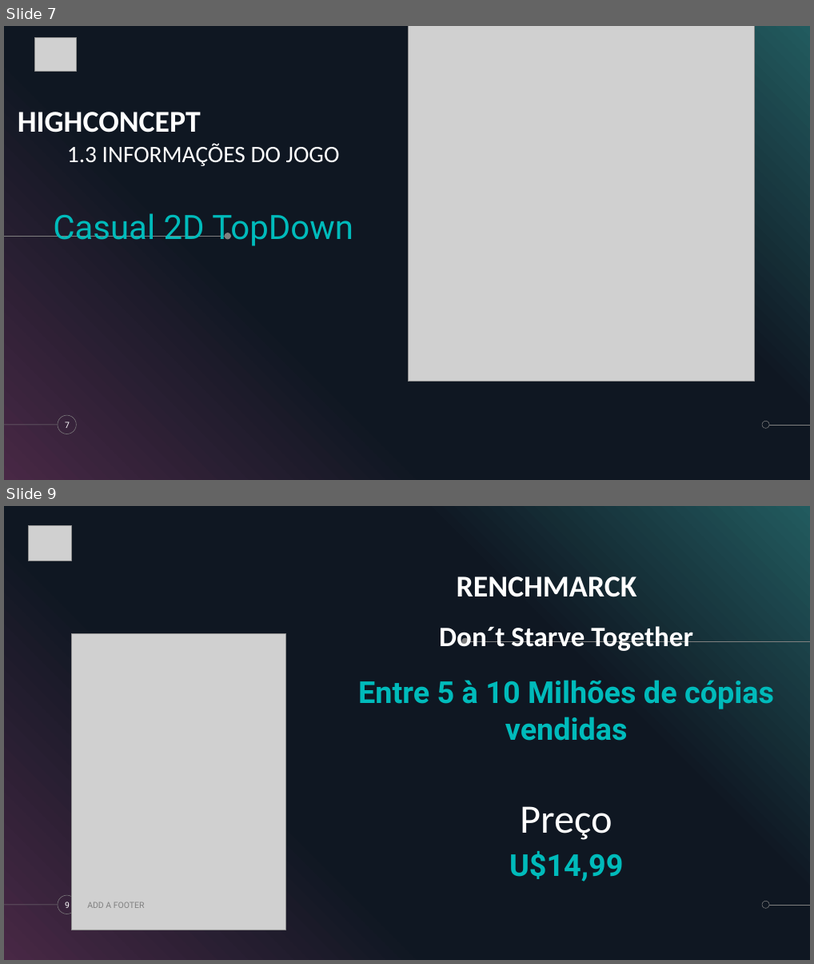
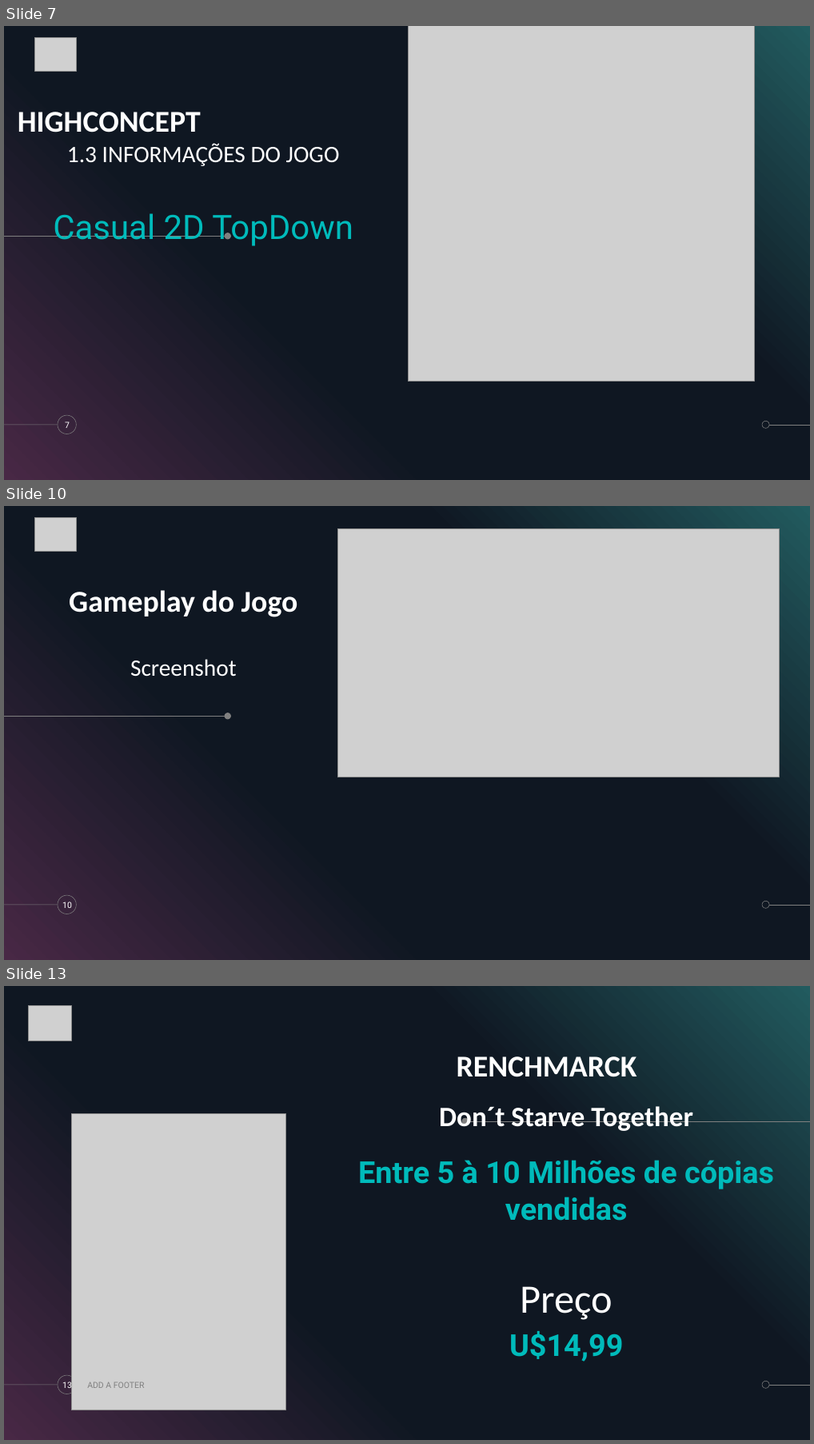
Before and after one commit to FeiraDaMusica/another-developer, a slide deck: Pitch.pptx. Shown one above the other, each under a label of ours: slides 7 and 9 before the commit, slides 7, 10 and 13 after it; the slides between them are not shown. The pictures are 814x964 and 814x1444 pixels, drawn with LibreOffice and Linux fonts; fonts in the diff are those of the drawing; grey boxes stand for pictures. Boxes give left, top, right and bottom in pixels: in the first picture for what was removed or moved away, otherwise in the second. Text is boxed around its words. In the diff, an @@ line names an element or a change of style, - is before the commit and + after.

```diff
--- a/Pitch.pptx
+++ b/Pitch.pptx
@@ slide 10 added at (4, 506, 810, 960), background #000000; not listed: 7 template elements that a slide beside it also shows @@
@@ picture added at (35, 517, 76, 551) @@
@@ picture added at (338, 528, 779, 777) @@
@@ title added at (69, 590, 298, 617), 36 pt, text #FFFFFF, bold @@
+Gameplay do Jogo
@@ text added at (130, 659, 237, 676), 28 pt, text #FFFFFF @@
+Screenshot
@@ page number added at (62, 901, 72, 908), 10 pt, text #FFFFFF @@
+10
@@ what was slide 9 is now slide 13 @@
@@ page number at (62, 1380, 72, 1391): text changed @@
-9
+13
```
Also in this commit, not shown: 4 other slides added, 1 slide removed.
